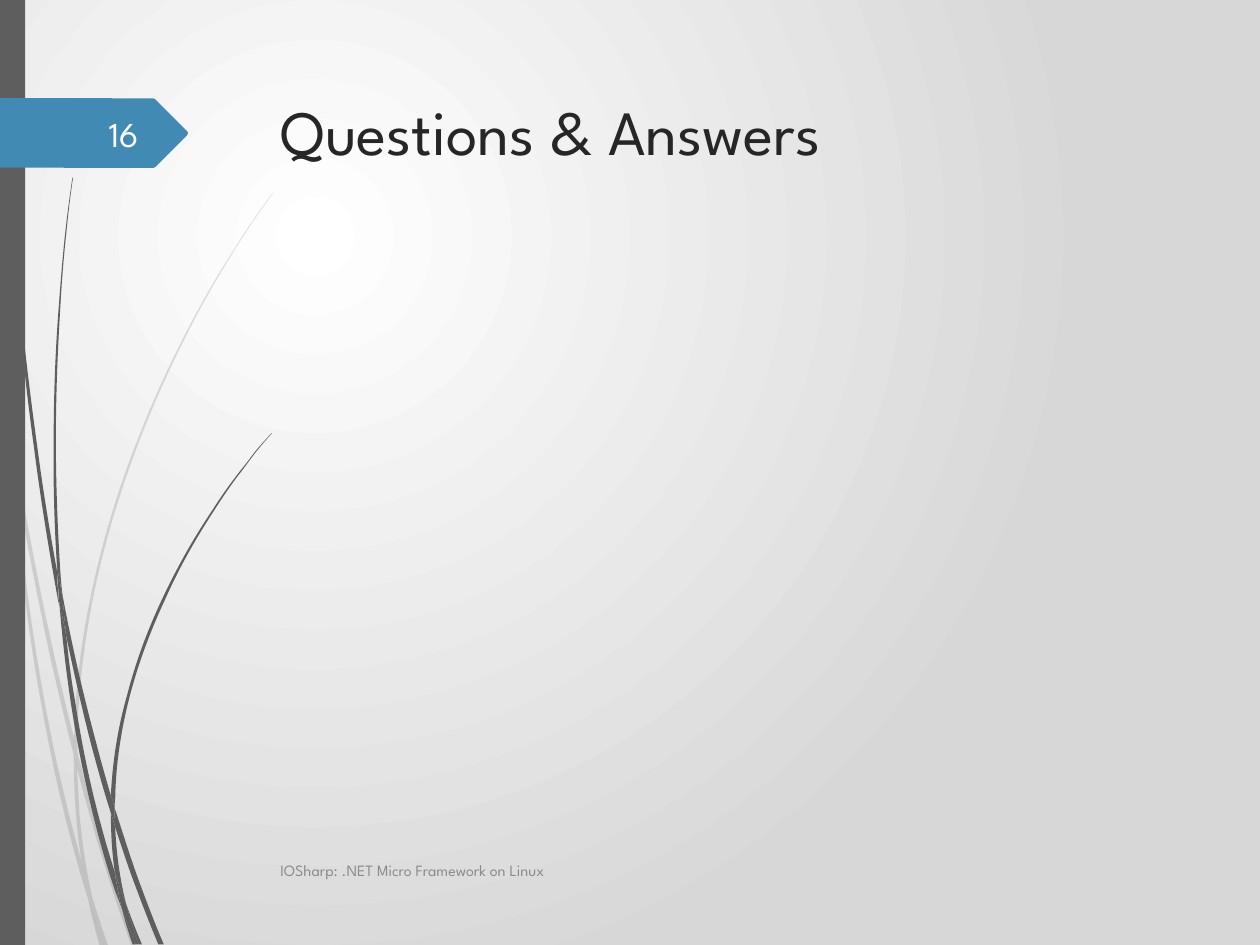
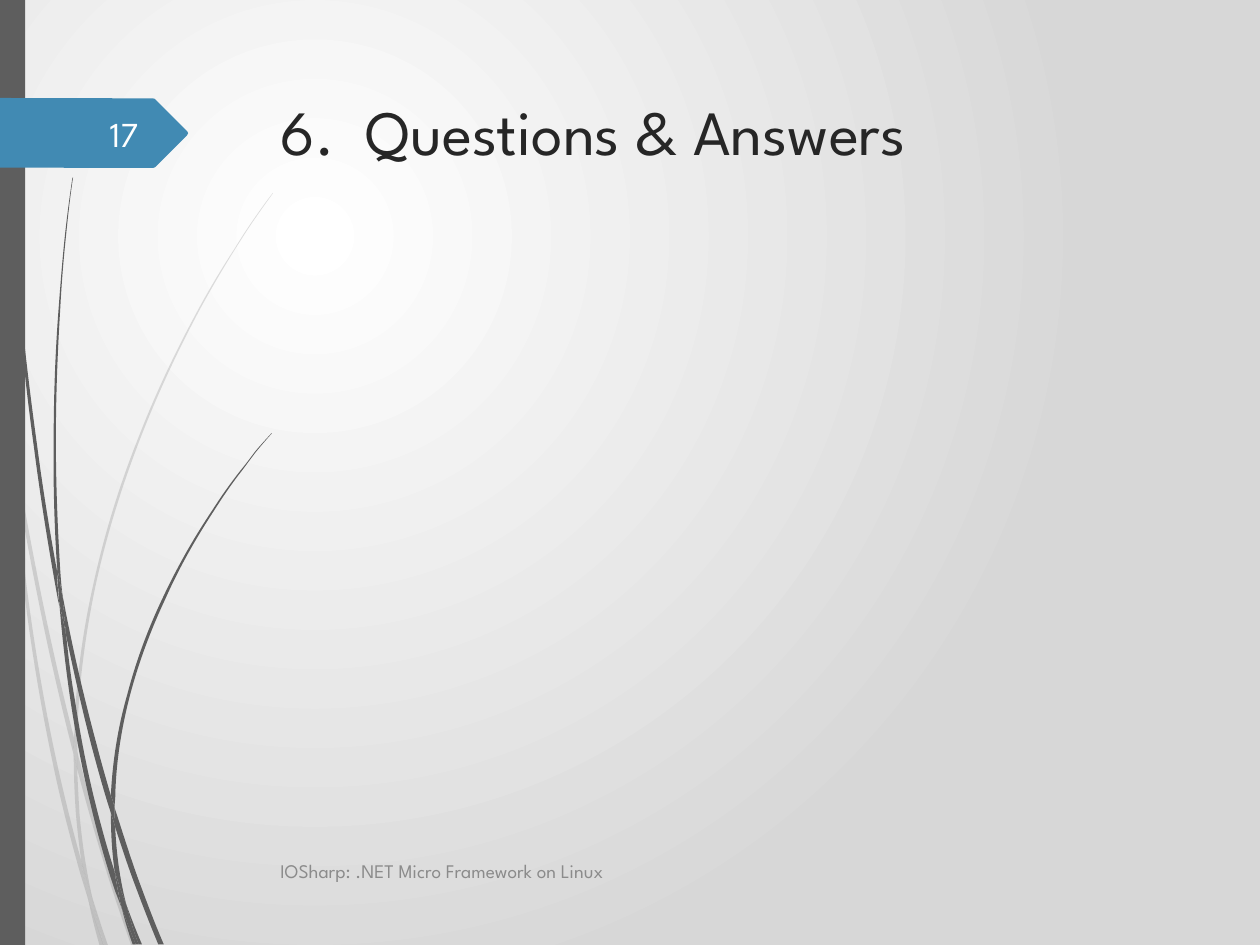
Before and after one commit to GerardSoleCa/BachelorThesisMisc, a slide deck: slide 17 of ThesisDoc/IOSharp.pptx (slide 16 before the commit). Drawn at 1260x945 pixels with LibreOffice and Linux fonts; fonts in the diff are those of the drawing; background and template pictures are left out. Boxes give left, top, right and bottom in pixels: in the first picture for what was removed or moved away, otherwise in the second. Text is boxed around its words. In the diff, an @@ line names an element or a change of style, - is before the commit and + after.

```diff
--- a/ThesisDoc/IOSharp.pptx
+++ b/ThesisDoc/IOSharp.pptx
@@ title at box(281, 112, 905, 162): text changed @@
-Questions & Answers
+6. Questions & Answers
@@ page number at box(110, 124, 139, 147): text changed @@
-16
+17
@@ text "IOSharp: .NET Micro Framework on ..." at box(280, 865, 603, 882): size 9 to 11 pt @@
```
Also in this commit, not shown: 15 other slides changed, 1 slide added, 11 other files.
